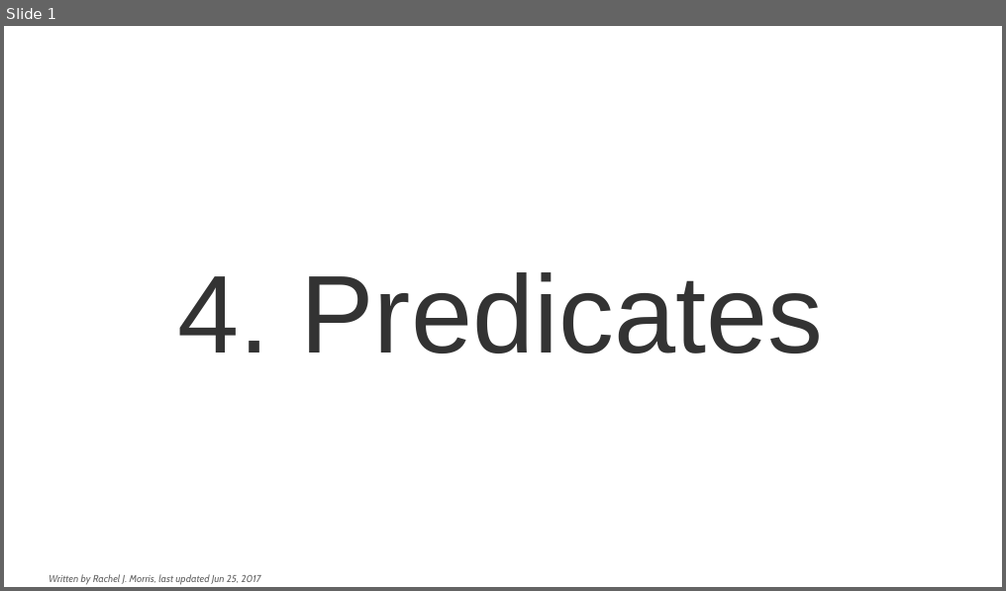
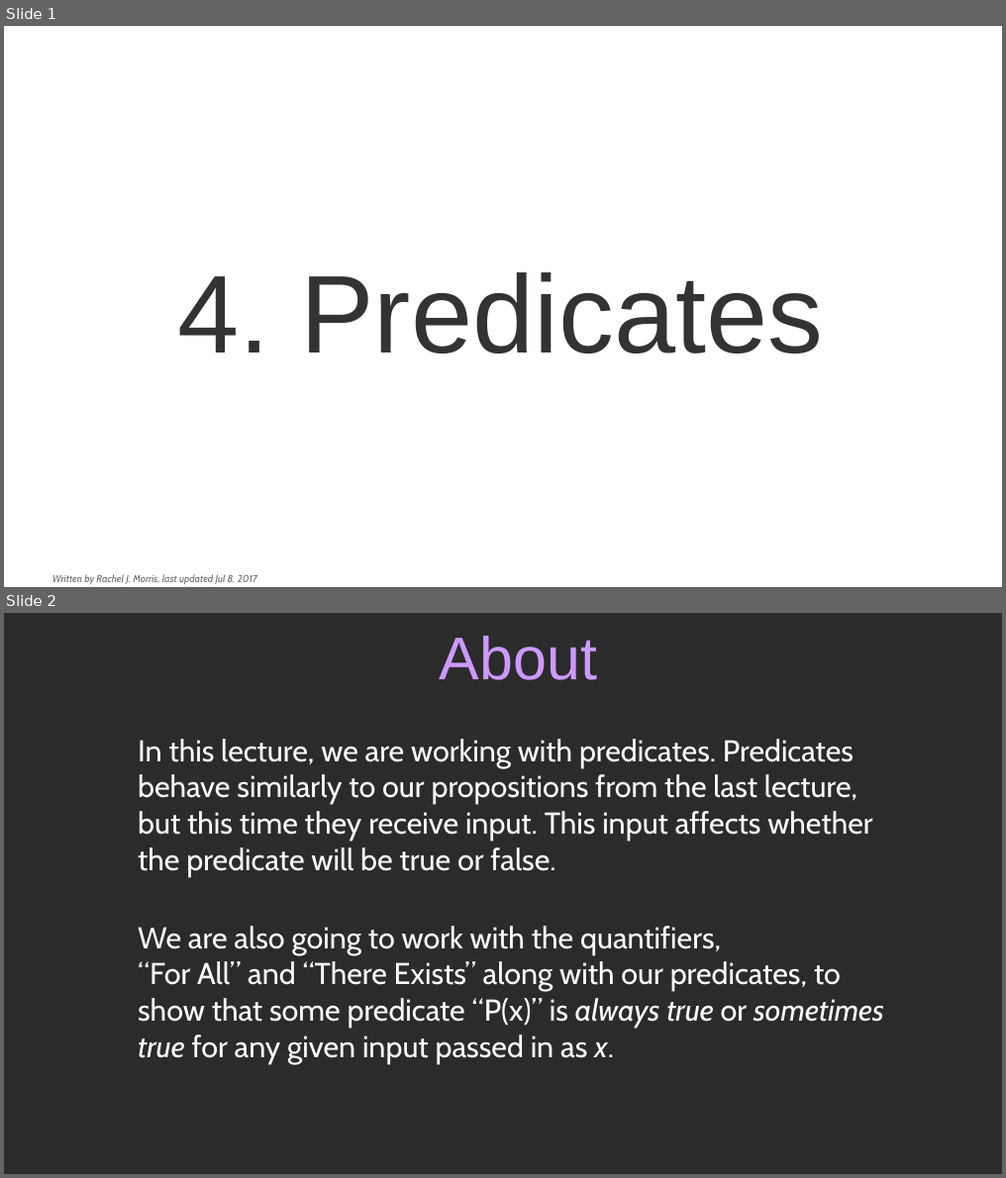
Before and after one commit to nguyenchithien/CS210-Discrete-Structures, a slide deck: Lectures/4_Predicates.odp. Shown one above the other, each under a label of ours: slide 1 before the commit, slides 1 and 2 after it. The pictures are 1006x591 and 1006x1178 pixels, drawn with LibreOffice and Linux fonts; fonts in the diff are those of the drawing; background and template pictures are left out; a plain dark background stands for a picture behind light text. Boxes give left, top, right and bottom in pixels: in the first picture for what was removed or moved away, otherwise in the second. Text is boxed around its words. In the diff, an @@ line names an element or a change of style, - is before the commit and + after.

Commit message:
Lecture about predicates done

```diff
--- a/Lectures/4_Predicates.odp
+++ b/Lectures/4_Predicates.odp
@@ slide 2 added at [4,613,1002,1174], background picture (left out) @@
@@ title added at [440,636,597,680], 48 pt, text #CC99FF @@
+About
@@ text added at [138,739,884,1064], 24 pt, text #FFFFFF @@
+In this lecture, we are working with predicates. Predicates behave similarly to our propositions from the last lecture, but this time they receive input. This input affects whether the predicate will be true or false.
+We are also going to work with the quantifiers,
+“For All” and “There Exists” along with our predicates, to show that some predicate “P(x)” is always true or sometimes true for any given input passed in as x.
@@ slide 1 changed as well @@
@@ text at [53,574,257,585]: text changed @@
-Written by Rachel J. Morris, last updated Jun 25, 2017
+Written by Rachel J. Morris, last updated Jul 8, 2017
```
Also in this commit, not shown: 1 other slide changed, 53 other slides added, 3 slides removed, 1 other file.
